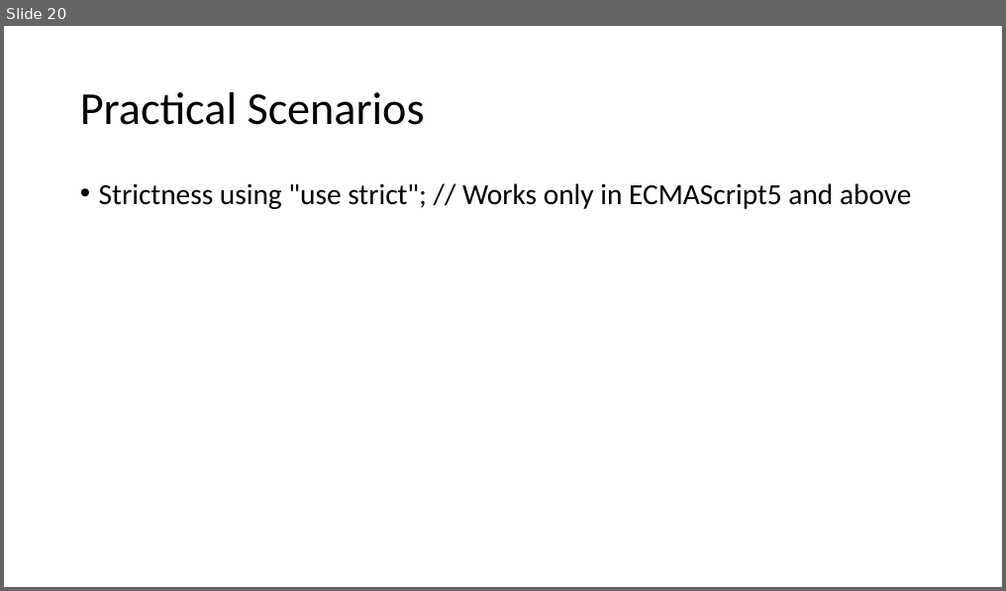
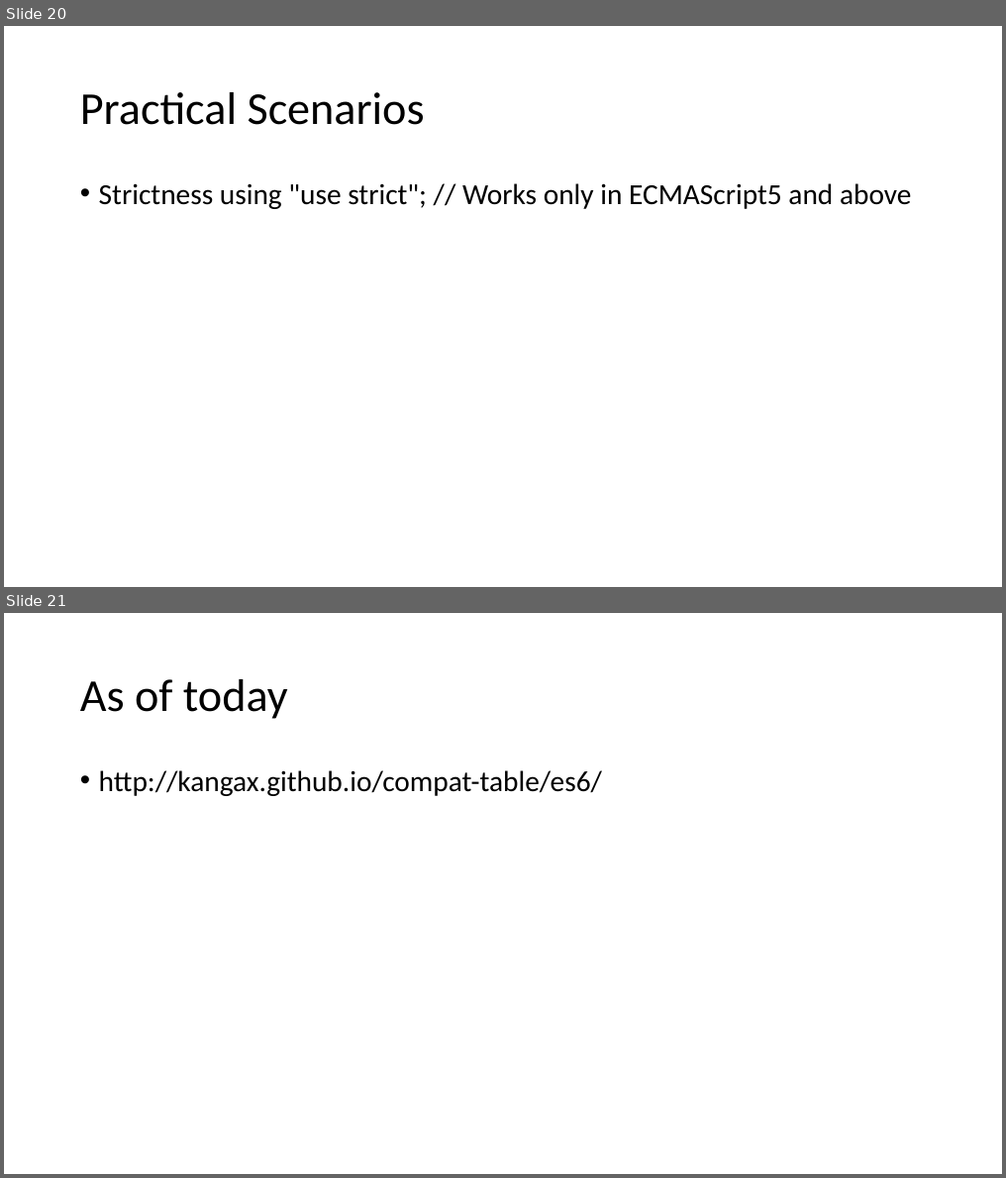
Before and after one commit to prasadhonrao/Training, a slide deck: Presentations/JavaScript - Language Features.pptx. Shown one above the other, each under a label of ours: slide 20 before the commit, slides 20 and 21 after it. The pictures are 1006x591 and 1006x1178 pixels, drawn with LibreOffice and Linux fonts; fonts in the diff are those of the drawing. Boxes give left, top, right and bottom in pixels: in the first picture for what was removed or moved away, otherwise in the second. Text is boxed around its words. In the diff, an @@ line names an element or a change of style, - is before the commit and + after.

```diff
--- a/Presentations/JavaScript - Language Features.pptx
+++ b/Presentations/JavaScript - Language Features.pptx
@@ slide 21 added at (4, 613, 1002, 1174), background #FFFFFF @@
@@ title added at (80, 679, 288, 719), 44 pt, text #000000 @@
+As of today
@@ text added at (99, 770, 602, 796), 28 pt, text #000000 @@
+• http://kangax.github.io/compat-table/es6/
```
Also in this commit, not shown: 1 slide changed, 1 other slide added, 1 other file.
